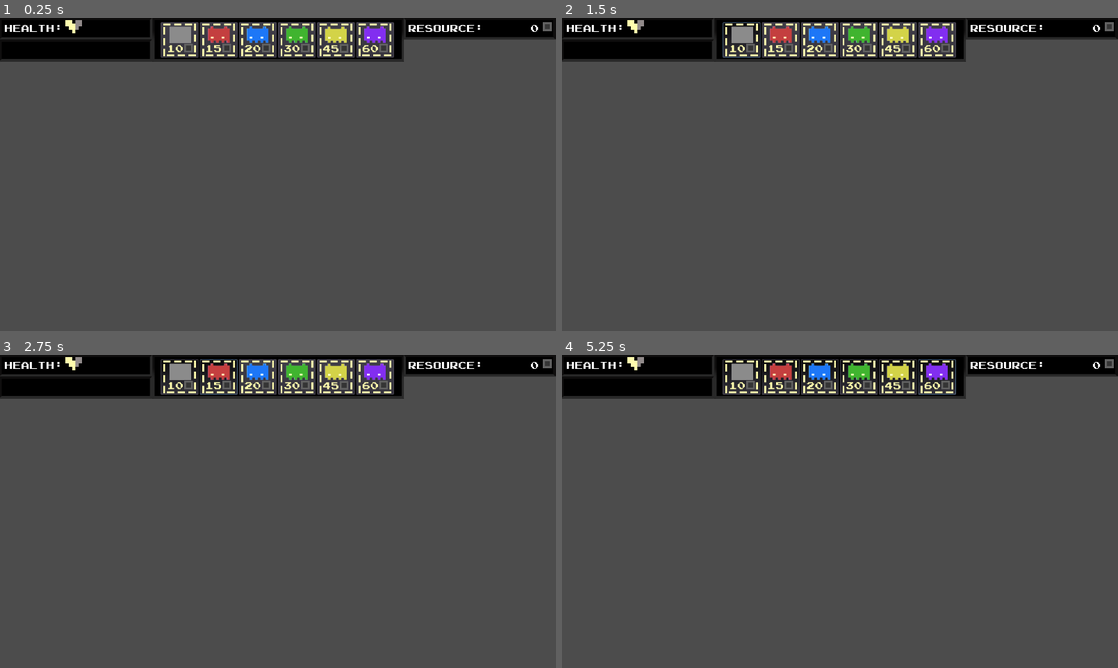
Above: before the commit, frames 1-4 (two rows, left to right).
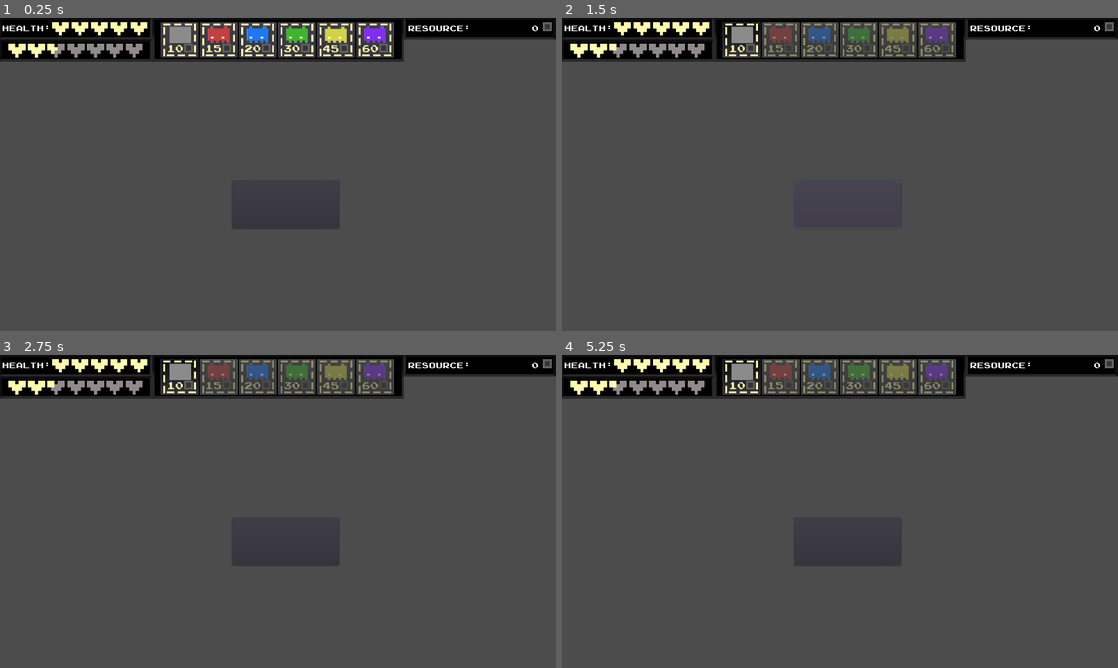
Above: after the commit, the same moments.

Repository: Kaideu/Hive_Mind
Game: Godot game, scene res://Main.tscn
Two runs of this game, one before a commit and one after it. Both use one fixed random seed, a clock stepped at 60 frames per second and the inputs below.
Inputs (mouse positions are in pixels of both pictures, inside the frame that each line leads up to):
- Up to frame 1 (0.25 s): no input
- Up to frame 2 (1.5 s): click (739, 39) at 0.5 s; click (845, 205) at 1.27 s
- Up to frame 3 (2.75 s): click (216, 376) at 2.02 s
- Up to frame 4 (5.25 s): click (817, 376) at 2.77 s; click (856, 376) at 3.52 s; click (895, 376) at 4.27 s; click (934, 376) at 5.02 s

The runs differ from the first frame. In frame 1, 1.4% of the frame differs, in the area x 0-97%, y 0-68%; in frame 2, 3.1%; in frame 3, 3.2%; in frame 4, 4.1%.

Commit message:
Updated HUD buttons and health display to functional

Diff:
--- a/Hive_Mind/Main.tscn
+++ b/Hive_Mind/Main.tscn
@@ -3,7 +3,7 @@
 [ext_resource path="res://Scripts/Main.gd" type="Script" id=1]
 [ext_resource path="res://Scenes/HUD.tscn" type="PackedScene" id=2]
 
-[node name="Main" type="Node" index="0"]
+[node name="Main" type="Node"]
 
 script = ExtResource( 1 )
 
--- a/Hive_Mind/Scenes/HUD.tscn
+++ b/Hive_Mind/Scenes/HUD.tscn
@@ -12,23 +12,23 @@
 [ext_resource path="res://Assets/Art/UI/HM-GUI-resource.png" type="Texture" id=10]
 [ext_resource path="res://Assets/Art/UI/HM-GUI-heart-008.png" type="Texture" id=11]
 [ext_resource path="res://Assets/Art/UI/HM-GUI-heart-011.png" type="Texture" id=12]
-[ext_resource path="res://Assets/Art/UI/HM-GUI-heart-013.png" type="Texture" id=13]
-[ext_resource path="res://Assets/Art/UI/HM-GUI-heart-004.png" type="Texture" id=14]
-[ext_resource path="res://Assets/Art/UI/HM-GUI-heart-007.png" type="Texture" id=15]
-[ext_resource path="res://Assets/Art/UI/HM-GUI-heart-012.png" type="Texture" id=16]
-[ext_resource path="res://Assets/Art/UI/HM-GUI-heart-001-full.png" type="Texture" id=17]
-[ext_resource path="res://Assets/Art/UI/HM-GUI-heart-003.png" type="Texture" id=18]
-[ext_resource path="res://Assets/Art/UI/HM-GUI-heart-014.png" type="Texture" id=19]
-[ext_resource path="res://Assets/Art/UI/HM-GUI-heart-002.png" type="Texture" id=20]
-[ext_resource path="res://Assets/Art/UI/HM-GUI-heart-010.png" type="Texture" id=21]
-[ext_resource path="res://Assets/Art/UI/HM-GUI-heart-006-half-full.png" type="Texture" id=22]
-[ext_resource path="res://Assets/Art/UI/HM-GUI-heart-009.png" type="Texture" id=23]
-[ext_resource path="res://Assets/Art/UI/HM-GUI-heart-005.png" type="Texture" id=24]
+[ext_resource path="res://Assets/Art/UI/HM-GUI-heart-005.png" type="Texture" id=13]
+[ext_resource path="res://Assets/Art/UI/HM-GUI-heart-002.png" type="Texture" id=14]
+[ext_resource path="res://Assets/Art/UI/HM-GUI-heart-004.png" type="Texture" id=15]
+[ext_resource path="res://Assets/Art/UI/HM-GUI-heart-009.png" type="Texture" id=16]
+[ext_resource path="res://Assets/Art/UI/HM-GUI-heart-014.png" type="Texture" id=17]
+[ext_resource path="res://Assets/Art/UI/HM-GUI-heart-012.png" type="Texture" id=18]
+[ext_resource path="res://Assets/Art/UI/HM-GUI-heart-013.png" type="Texture" id=19]
+[ext_resource path="res://Assets/Art/UI/HM-GUI-heart-010.png" type="Texture" id=20]
+[ext_resource path="res://Assets/Art/UI/HM-GUI-heart-006-half-full.png" type="Texture" id=21]
+[ext_resource path="res://Assets/Art/UI/HM-GUI-heart-001-full.png" type="Texture" id=22]
+[ext_resource path="res://Assets/Art/UI/HM-GUI-heart-003.png" type="Texture" id=23]
+[ext_resource path="res://Assets/Art/UI/HM-GUI-heart-007.png" type="Texture" id=24]
 [ext_resource path="res://Scripts/Heart.gd" type="Script" id=25]
 
 [sub_resource type="DynamicFont" id=1]
 
-size = 27
+size = 22
 use_mipmaps = false
 use_filter = false
 font_data = ExtResource( 9 )
@@ -49,66 +49,66 @@
 }, {
 "frames": [ ExtResource( 13 ) ],
 "loop": true,
-"name": "1",
+"name": "9",
 "speed": 5.0
 }, {
 "frames": [ ExtResource( 14 ) ],
-"loop": true,
-"name": "10",
-"speed": 5.0
-}, {
-"frames": [ ExtResource( 15 ) ],
-"loop": true,
-"name": "7",
-"speed": 5.0
-}, {
-"frames": [ ExtResource( 16 ) ],
-"loop": true,
-"name": "2",
-"speed": 5.0
-}, {
-"frames": [ ExtResource( 17 ) ],
-"loop": true,
-"name": "13",
-"speed": 5.0
-}, {
-"frames": [ ExtResource( 18 ) ],
-"loop": true,
-"name": "11",
-"speed": 5.0
-}, {
-"frames": [ ExtResource( 19 ) ],
-"loop": true,
-"name": "0",
-"speed": 5.0
-}, {
-"frames": [ ExtResource( 20 ) ],
 "loop": false,
 "name": "12",
 "speed": 1.0
 }, {
+"frames": [ ExtResource( 15 ) ],
+"loop": true,
+"name": "10",
+"speed": 5.0
+}, {
+"frames": [ ExtResource( 16 ) ],
+"loop": true,
+"name": "5",
+"speed": 5.0
+}, {
+"frames": [ ExtResource( 17 ) ],
+"loop": true,
+"name": "0",
+"speed": 5.0
+}, {
+"frames": [ ExtResource( 18 ) ],
+"loop": true,
+"name": "2",
+"speed": 5.0
+}, {
+"frames": [ ExtResource( 19 ) ],
+"loop": true,
+"name": "1",
+"speed": 5.0
+}, {
+"frames": [ ExtResource( 20 ) ],
+"loop": true,
+"name": "4",
+"speed": 5.0
+}, {
 "frames": [ ExtResource( 21 ) ],
 "loop": true,
-"name": "4",
+"name": "8",
 "speed": 5.0
 }, {
 "frames": [ ExtResource( 22 ) ],
 "loop": true,
-"name": "8",
+"name": "13",
 "speed": 5.0
 }, {
 "frames": [ ExtResource( 23 ) ],
 "loop": true,
-"name": "5",
+"name": "11",
 "speed": 5.0
 }, {
 "frames": [ ExtResource( 24 ) ],
 "loop": true,
-"name": "9",
+"name": "7",
 "speed": 5.0
 } ]
 
-[node name="HUD" type="Area2D"]
+[node name="HUD" type="Area2D" index="0"]
 
 input_pickable = true
 gravity_vec = Vector2( 0, 1 )
@@ -119,19 +119,41 @@
 audio_bus_name = "Master"
 script = ExtResource( 1 )
 
-[node name="PlayView" type="CollisionPolygon2D" parent="." index="0"]
+[node name="Button" type="Button" parent="." index="0"]
+
+anchor_left = 0.0
+anchor_top = 0.0
+anchor_right = 0.0
+anchor_bottom = 0.0
+margin_left = 535.0
+margin_top = 375.0
+margin_right = 780.0
+margin_bottom = 485.0
+rect_pivot_offset = Vector2( 0, 0 )
+rect_clip_content = false
+focus_mode = 2
+mouse_filter = 0
+mouse_default_cursor_shape = 0
+size_flags_horizontal = 1
+size_flags_vertical = 1
+toggle_mode = false
+enabled_focus_mode = 2
+shortcut = null
+group = null
+flat = false
+align = 1
+
+[node name="PlayView" type="CollisionPolygon2D" parent="." index="1"]
 
 visible = false
 light_mask = 0
 position = Vector2( -0.00244141, -0.00140381 )
-scale = Vector2( 1, 1 )
 build_mode = 0
 polygon = PoolVector2Array( 0.0024414, 100.001, 930, 100.001, 930, 50.0012, 1280, 50.0012, 1280, 720, -0.00012207, 720 )
 _sections_unfolded = [ "Visibility" ]
 
-[node name="Top" type="Node2D" parent="." index="1"]
-
-editor/display_folded = true
+[node name="Top" type="Node2D" parent="." index="2"]
+
 _sections_unfolded = [ "Visibility" ]
 
 [node name="HM-GUI-backer-001" type="Sprite" parent="Top" index="0"]
@@ -301,8 +323,8 @@
 anchor_top = 0.0
 anchor_right = 0.0
 anchor_bottom = 0.0
-margin_left = 10.0
-margin_right = 172.0
+margin_left = 5.0
+margin_right = 124.0
 margin_bottom = 48.0
 rect_pivot_offset = Vector2( 0, 0 )
 rect_clip_content = false
@@ -370,18 +392,120 @@
 max_lines_visible = -1
 _sections_unfolded = [ "custom_fonts" ]
 
-[node name="Heart" type="AnimatedSprite" parent="." index="2"]
-
-position = Vector2( 170, 20 )
-frames = SubResource( 2 )
-animation = "13"
-script = ExtResource( 25 )
-HP_range = null
+[node name="Heart" type="AnimatedSprite" parent="Top" index="11"]
+
+position = Vector2( 139, 25 )
+frames = SubResource( 2 )
+animation = "13"
+script = ExtResource( 25 )
+HP_min = 0
+HP_max = 13
+
+[node name="Heart2" type="AnimatedSprite" parent="Top" index="12"]
+
+position = Vector2( 184, 25 )
+frames = SubResource( 2 )
+animation = "13"
+script = ExtResource( 25 )
+HP_min = 13
+HP_max = 26
+
+[node name="Heart3" type="AnimatedSprite" parent="Top" index="13"]
+
+position = Vector2( 229, 25 )
+frames = SubResource( 2 )
+animation = "13"
+script = ExtResource( 25 )
+HP_min = 26
+HP_max = 39
+
+[node name="Heart4" type="AnimatedSprite" parent="Top" index="14"]
+
+position = Vector2( 274, 25 )
+frames = SubResource( 2 )
+animation = "13"
+script = ExtResource( 25 )
+HP_min = 39
+HP_max = 52
+
+[node name="Heart5" type="AnimatedSprite" parent="Top" index="15"]
+
+position = Vector2( 320, 25 )
+frames = SubResource( 2 )
+animation = "13"
+script = ExtResource( 25 )
+HP_min = 52
+HP_max = 65
+
+[node name="Heart6" type="AnimatedSprite" parent="Top" index="16"]
+
+position = Vector2( 39, 75 )
+frames = SubResource( 2 )
+animation = "13"
+script = ExtResource( 25 )
+HP_min = 65
+HP_max = 78
+
+[node name="Heart7" type="AnimatedSprite" parent="Top" index="17"]
+
+position = Vector2( 84, 75 )
+frames = SubResource( 2 )
+animation = "13"
+script = ExtResource( 25 )
+HP_min = 78
+HP_max = 91
+
+[node name="Heart8" type="AnimatedSprite" parent="Top" index="18"]
+
+position = Vector2( 129, 75 )
+frames = SubResource( 2 )
+animation = "13"
+script = ExtResource( 25 )
+HP_min = 91
+HP_max = 104
+
+[node name="Heart9" type="AnimatedSprite" parent="Top" index="19"]
+
+position = Vector2( 175, 75 )
+frames = SubResource( 2 )
+animation = "13"
+script = ExtResource( 25 )
+HP_min = 104
+HP_max = 117
+
+[node name="Heart10" type="AnimatedSprite" parent="Top" index="20"]
+
+position = Vector2( 220, 75 )
+frames = SubResource( 2 )
+animation = "13"
+script = ExtResource( 25 )
+HP_min = 117
+HP_max = 130
+
+[node name="Heart11" type="AnimatedSprite" parent="Top" index="21"]
+
+position = Vector2( 264, 75 )
+frames = SubResource( 2 )
+animation = "13"
+script = ExtResource( 25 )
+HP_min = 130
+HP_max = 143
+
+[node name="Heart12" type="AnimatedSprite" parent="Top" index="22"]
+
+position = Vector2( 309, 75 )
+frames = SubResource( 2 )
+animation = "13"
+script = ExtResource( 25 )
+HP_min = 143
+HP_max = 156
 
 [connection signal="mouse_entered" from="." to="." method="_on_HUD_mouse_entered"]
 
 [connection signal="mouse_exited" from="." to="." method="_on_HUD_mouse_exited"]
 
+[connection signal="pressed" from="Button" to="." method="_on_Button_pressed"]
+
 [connection signal="toggled" from="Top/ButtonBlock" to="." method="_on_ButtonBlock_toggled"]
 
 [connection signal="toggled" from="Top/ButtonRed" to="." method="_on_ButtonRed_toggled"]
--- a/Hive_Mind/Scripts/HUD.gd
+++ b/Hive_Mind/Scripts/HUD.gd
@@ -4,17 +4,30 @@
 signal SpawnClone(type)
 signal mouse_left
 
+signal Damage_Player
+
 var able_spawn = false
+
+var blue
+var red_
+var green
+var yellow
+var purple
+var block
+
+onready var buttons = [$Top/ButtonBlock, $Top/ButtonRed, $Top/ButtonBlue, $Top/ButtonGreen, $Top/ButtonYellow, $Top/ButtonPurple]
 
 func _ready():
 	pass
 
 
-
 func _process(delta):
 	pass
 
-
+func button_able_toggle(pressed, type):
+	for i in buttons:
+		if i != buttons[type]:
+			i.disabled = pressed
 
 func _input(event):
 	if event.is_action_pressed("Place_Piece"):
@@ -28,42 +41,77 @@
 	emit_signal("SpawnClone", type)
 
 
-func _on_ButtonBlock_toggled():
-	yield(self, "mouse_left")
-	if able_spawn:
-		_SpawnClone("block")
+func _on_ButtonBlock_toggled(pressed):
+	button_able_toggle(pressed, 0)
+	while pressed:
+		print(pressed)
+		yield(self, "mouse_left")
+		if $Top/ButtonBlock.pressed == false:
+			pressed = false
+			button_able_toggle(pressed, 0)
+			break
+		if able_spawn and pressed:
+			_SpawnClone("block")
 
 
 func _on_ButtonRed_toggled(pressed):
-	if pressed:
+	button_able_toggle(pressed, 1)
+	while pressed:
 		yield(self, "mouse_left")
-		print(pressed)
+		if $Top/ButtonRed.pressed == false:
+			pressed = false
+			button_able_toggle(pressed, 1)
+			break
 		if able_spawn and pressed:
 			_SpawnClone("red")
 
 
-func _on_ButtonBlue_toggled():
-	yield(self, "mouse_left")
-	if able_spawn:
-		_SpawnClone("blue")
+func _on_ButtonBlue_toggled(pressed):
+	button_able_toggle(pressed, 2)
+	while pressed:
+		yield(self, "mouse_left")
+		if $Top/ButtonBlue.pressed == false:
+			pressed = false
+			button_able_toggle(pressed, 2)
+			break
+		if able_spawn and pressed:
+			_SpawnClone("blue")
 
 
-func _on_ButtonGreen_toggled():
-	yield(self, "mouse_left")
-	if able_spawn:
-		_SpawnClone("green")
+func _on_ButtonGreen_toggled(pressed):
+	button_able_toggle(pressed, 3)
+	while pressed:
+		yield(self, "mouse_left")
+		if $Top/ButtonGreen.pressed == false:
+			pressed = false
+			button_able_toggle(pressed, 3)
+			break
+		if able_spawn and pressed:
+			_SpawnClone("green")
 
 
-func _on_ButtonYellow_toggled():
-	yield(self, "mouse_left")
-	if able_spawn:
-		_SpawnClone("yellow")
+func _on_ButtonYellow_toggled(pressed):
+	button_able_toggle(pressed, 4)
+	while pressed:
+		yield(self, "mouse_left")
+		if $Top/ButtonYellow.pressed == false:
+			pressed = false
+			button_able_toggle(pressed, 4)
+			break
+		if able_spawn and pressed:
+			_SpawnClone("yellow")
 
 
-func _on_ButtonPurple_toggled():
-	yield(self, "mouse_left")
-	if able_spawn:
-		_SpawnClone("purple")
+func _on_ButtonPurple_toggled(pressed):
+	button_able_toggle(pressed, 5)
+	while pressed:
+		yield(self, "mouse_left")
+		if $Top/ButtonPurple.pressed == false:
+			pressed = false
+			button_able_toggle(pressed, 5)
+			break
+		if able_spawn and pressed:
+			_SpawnClone("purple")
 
 
 func _on_HUD_mouse_entered():
@@ -74,3 +122,7 @@
 func _on_HUD_mouse_exited():
 	able_spawn = false
 	print("Left HUD")
+
+
+func _on_Button_pressed():
+	emit_signal("Damage_Player", 2)
--- a/Hive_Mind/Scripts/Heart.gd
+++ b/Hive_Mind/Scripts/Heart.gd
@@ -1,14 +1,26 @@
 extends AnimatedSprite
 
-var hits = 8
+var hits = 13
 
-export (int) var HP_range
+export (int) var HP_min
+export (int) var HP_max
+
+## needs to be a global value reference from player HP and constantly updated
+var Health = 97
 
 func _ready():
-	# Called when the node is added to the scene for the first time.
-	# Initialization here
-	pass
+	# connect the pressed signal to the
+	owner.connect("Damage_Player", self, "_receive_damage")
 
 func _process(delta):
 
+	if Health < HP_min:
+		hits = 0
+	if Health >= HP_min and Health <= HP_max:
+		hits = Health - HP_min
 	animation = str(hits)
+
+
+
+func _receive_damage(x):
+	Health -= x
